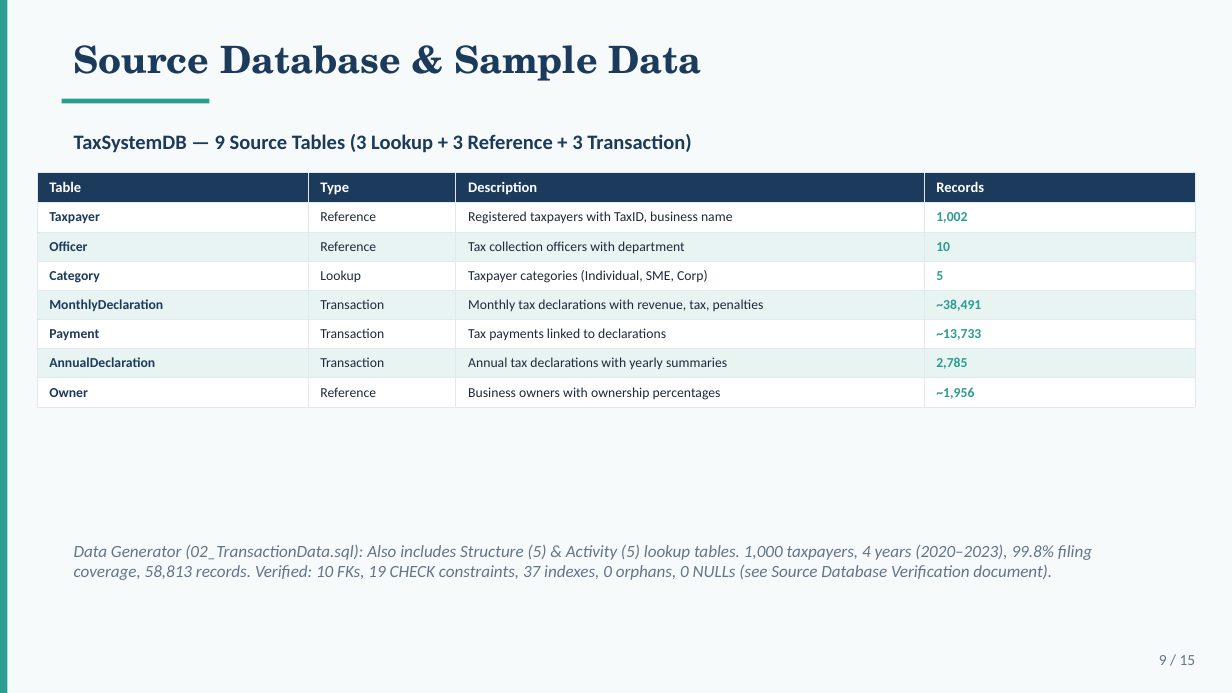
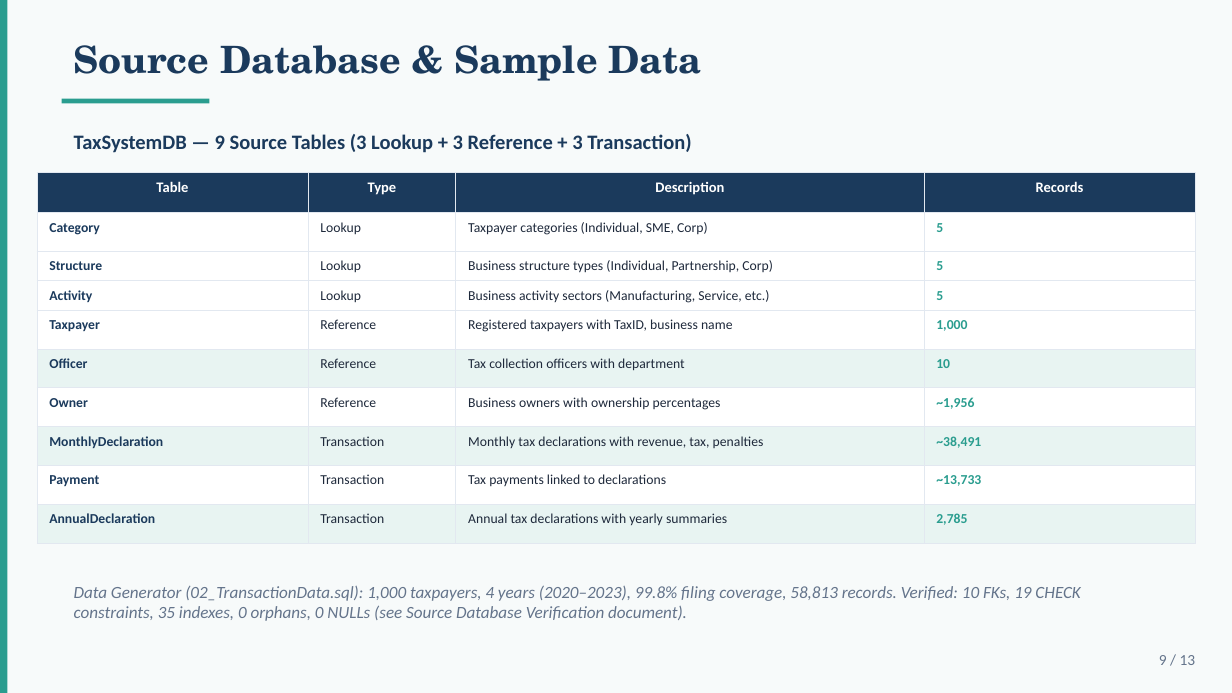
Before and after one commit to mvsotso/dv2-tax-data-warehouse-using-medallion, a slide deck: slide 9 of Documents/Final_Presentation.pptx. Drawn at 1232x693 pixels with LibreOffice and Linux fonts; fonts in the diff are those of the drawing. Boxes give left, top, right and bottom in pixels: in the first picture for what was removed or moved away, otherwise in the second. Text is boxed around its words. In the diff, an @@ line names an element or a change of style, - is before the commit and + after.

```diff
--- a/Documents/Final_Presentation.pptx
+++ b/Documents/Final_Presentation.pptx
@@ table at <box>37,172,1195,543</box> @@
-row 2: Taxpayer | Reference | Registered taxpayers with TaxID, business name | 1,002
+row 2: Category | Lookup | Taxpayer categories (Individual, SME, Corp) | 5
+row 3: Structure | Lookup | Business structure types (Individual, Partnership, Corp) | 5
+row 4: Activity | Lookup | Business activity sectors (Manufacturing, Service, etc.) | 5
+row 5: Taxpayer | Reference | Registered taxpayers with TaxID, business name | 1,000
-row 4: Category | Lookup | Taxpayer categories (Individual, SME, Corp) | 5
+row 7: Owner | Reference | Business owners with ownership percentages | ~1,956
-row 8: Owner | Reference | Business owners with ownership percentages | ~1,956
@@ text at <box>74,586,1080,621</box>: text changed @@
-Data Generator (02_TransactionData.sql): Also includes Structure (5) & Activity (5) lookup tables. 1,000 taxpayers, 4 years (2020–2023), 99.8% filing coverage, 58,813 records. Verified: 10 FKs, 19 CHECK constraints, 37 indexes, 0 orphans, 0 NULLs (see Source Database Verification document).
+Data Generator (02_TransactionData.sql): 1,000 taxpayers, 4 years (2020–2023), 99.8% filing coverage, 58,813 records. Verified: 10 FKs, 19 CHECK constraints, 35 indexes, 0 orphans, 0 NULLs (see Source Database Verification document).
@@ text at <box>1159,655,1196,665</box>: text changed @@
-9 / 15
+9 / 13
```
Also in this commit, not shown: 11 other slides changed, 2 slides removed, 13 other files.
